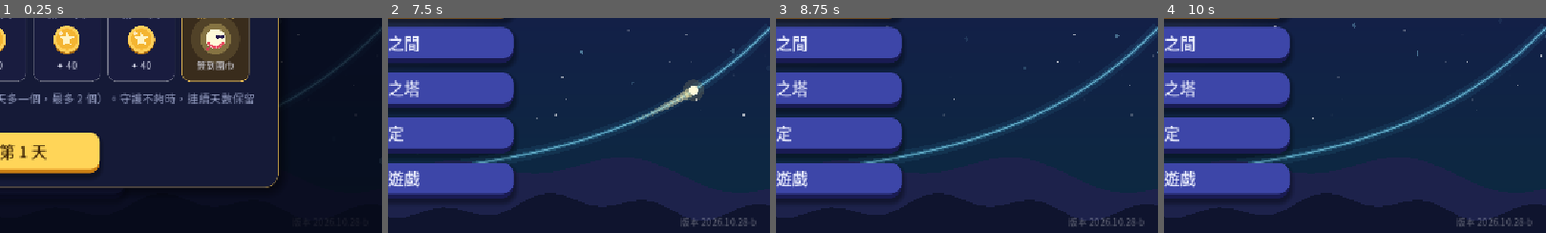
Above: before the commit, frames 1-4 (left to right).
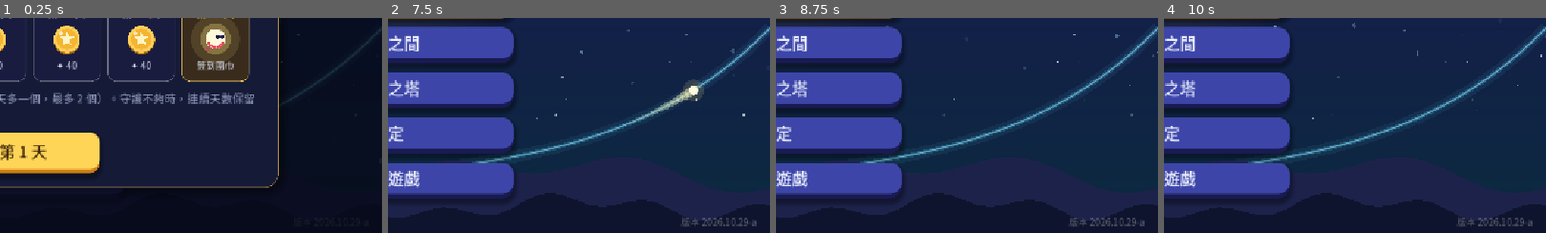
Above: after the commit, the same moments.

Repository: sam2068csie/light-spirit-journey
Game: Godot game, scene res://main_menu.tscn
Two runs of this game, one before a commit and one after it. Both use one fixed random seed, a clock stepped at 60 frames per second and the inputs below.
Inputs (mouse positions are % of the whole screen's width and height, from its top left):
- Up to frame 1 (0.25 s): no input
- Up to frame 2 (7.5 s): click "開始冒險" at 0.5 s; click "開始冒險" at 1.25 s; click "修煉之間" at 2 s; click "終焉之塔" at 2.75 s; click "設定" at 3.5 s; click "離開遊戲" at 4.25 s; click "每日任務" at 5 s; click "光靈扭蛋" at 5.75 s; click "光靈衣櫃" at 6.5 s; click "✕" at 7.25 s
- Up to frame 3 (8.75 s): tap Enter at 8 s; drag from (50, 50) to (60, 28) at 8.02 s
- Up to frame 4 (10 s): drag from (30, 55) to (45, 70) at 8.77 s; move the mouse to (60, 28) at 9.52 s; hold Right from 9.53 s (still down); tap 9 at 9.6 s
The pictures show only the part of the screen within x 50-100%, y 50-100%; the shares and areas given below are measured in that part.

The runs differ from the first frame. In frame 2, 0.1% of the frame differs, in the area x 76-97%, y 92-97%; in frame 3, 0.1%; in frame 4, 0.1%.

Commit message:
L1 倒立的山：底數起始值改為 0.8 (BUILD 2026.10.29-a)
Co-Authored-By: Claude Opus 5.5 <noreply@anthropic.com>
Claude-Session: https://claude.ai/code/session_01RombajUyooAJ6yvir5uviP

Diff:
--- a/data/game.gd
+++ b/data/game.gd
@@ -550,7 +550,7 @@
 
 const DQ := preload("daily_quests.gd")
 ## 版本號（主畫面右下角會顯示）：每次交給你新的檔案時更新，方便確認手機上裝的是不是最新版
-const BUILD := "2026.10.28-b"
+const BUILD := "2026.10.29-a"
 
 
 ## 讀取各單元的資料；舊存檔（還沒有單元的版本）的今日修煉、終焉之塔紀錄搬到「指數與對數」
--- a/data/level01_bank.gd
+++ b/data/level01_bank.gd
@@ -373,6 +373,7 @@
 
 		{"id": "peak", "chapter": 2, "type": "fit", "title": "倒立的山", "form": "abs_in",
 		 "params": ["a"], "live": true, "view": {"x": Vector2(-4, 4), "y": Vector2(-0.5, 2.5)},
+		 "start": {"a": 0.8},     # 底數一開始就在 0～1 之間，拖動時山形不會先翻成谷
 		 "story": "這座山越往兩邊越低，最高的寶石在正中間。",
 		 "predicts": [
 			{"q": "這座山是 y = a^{|x|}（0 < a < 1）。它的最大值是？",
